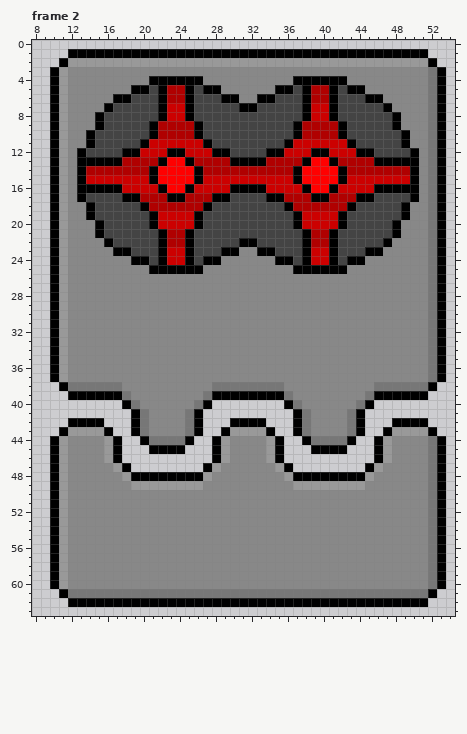
File history of a pixel-art file, images/enemy/sentry/prime.ase. Above is the file before it was changed.
64x64 pixels, 4 frames. Shown: frame 2: x 8..54, y 0..63. The commit also changed other frames, which this record leaves out.
Once edited:
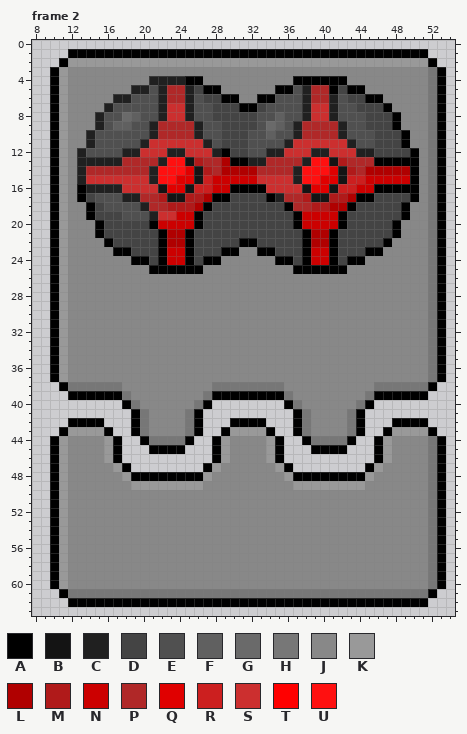
Palette (. is transparent): A #000000  B #141414  C #202020  D #444444  E #505050  F #606060  G #6a6a6a  H #777777  J #888888  K #999999  L #b00000  M #b01a1a  N #cc0000  P #b02828  Q #e00000  R #cc1f1f  S #cc2f2f  T #ff0000  U #ff1010
Difference:
--- frame 2
@@ x 8..54 @@
  3 ..AKJJJJJJJJJJJJJJJJJJJJJJJJJJJJJJJJJJJJJJJJHA.
- 4 ..AKJJJJJJJJJAAAAAAJJJJJJJJJJAAAAAAJJJJJJJJJHA.
- 5 ..AKJJJJJJJAADALLADAAJJJJJJAADALLADAAJJJJJJJHA.
- 6 ..AKJJJJJAADDDALLADDDAAJJAADDDALLADDDAAJJJJJHA.
- 7 ..AKJJJJADDDDDANNADDDDDAADDDDDANNADDDDDAJJJJHA.
- 8 ..AKJJJADDDDDDANNADDDDDDDDDDDDANNADDDDDDAJJJHA.
- 9 ..AKJJJADDDDDALLLLADDDDDDDDDDALLLLADDDDDAJJJHA.
-10 ..AKJJADDDDDDALLLLADDDDDDDDDDALLLLADDDDDDAJJHA.
-11 ..AKJJADDDDDANNNNNNADDDDDDDDANNNNNNADDDDDAJJHA.
-12 ..AKJADDDDAANNNAANNNAADDDDAANNNAANNNAADDDDAJHA.
-13 ..AKJAAAAALLLLATTALLLLAAAALLLLATTALLLLAAAAAJHA.
-14 ..AKJALLLLLLLATTTTALLLLLLLLLLATTTTALLLLLLLAJHA.
-15 ..AKJANNNNNNNATTTTANNNNNNNNNNATTTTANNNNNNNAJHA.
-16 ..AKJAAAAANNNNATTANNNNAAAANNNNATTANNNNAAAAAJHA.
-17 ..AKJADDDDAALLLAALLLAADDDDAALLLAALLLAADDDDAJHA.
-18 ..AKJJADDDDDALLLLLLADDDDDDDDALLLLLLADDDDDAJJHA.
-19 ..AKJJADDDDDDANNNNADDDDDDDDDDANNNNADDDDDDAJJHA.
+ 4 ..AKJJJJJJJJJCCCCAAJJJJJJJJJJAAAAAAJJJJJJJJJHA.
+ 5 ..AKJJJJJJJCCECPPCDAAJJJJJJAAECPPADAAJJJJJJJHA.
+ 6 ..AKJJJJJCCEEECPPCEDDAAJJAAEEECPPCEDDAAJJJJJHA.
+ 7 ..AKJJJJCEEEEECSSCEEDDDAADEEEECSSCEEDDDAJJJJHA.
+ 8 ..AKJJJCEEGFEECSSCEEDDDDDEEFEECSSCEEEDDDAJJJHA.
+ 9 ..AKJJJCEFFEECPPPPCEEDDDDEGFECPPPPCEEDDDAJJJHA.
+10 ..AKJJCEEEEEECPPPPCEEDDDEEFEECPPPPCEEEDDDAJJHA.
+11 ..AKJJCEEEEECSSSSSSCEDDDEEEECSSSSSSCEEDDDAJJHA.
+12 ..AKJCEEEECCSSSCCSSSCADDEECCSSSCCSSSCCDDDDAJHA.
+13 ..AKJCCCCCPPPPCUUBMPPLAACCPPPPCUUBMPPPAAAAAJHA.
+14 ..AKJCPPPPPPPCUUUQBMPLLLLPPPPCUUUQBMPLLLLLAJHA.
+15 ..AKJCSSSSSSSCUUQQBRNNNNNSSSSCUUQQBRRNNNNNAJHA.
+16 ..AKJACCCCSSSSBQQBRRNNAAAASSSSBQQBRRNNAAAAAJHA.
+17 ..AKJADEEECCPPMBBMMLAADDDDACPPMBBMMLAADDDDAJHA.
+18 ..AKJJADEEEECPPMMMLADDDDDDDDAPPMMLLADDDDDAJJHA.
+19 ..AKJJADDDEEECSSNNADDDDDDDDDDANNNNADDDDDDAJJHA.
 20 ..AKJJJADDDDDANNNNADDDDDDDDDDANNNNADDDDDAJJJHA.
Pixel boxes of the changes (left, top, right, bottom) in both pictures:
changed: (77, 76, 221, 220)
changed: (248, 85, 374, 211)
